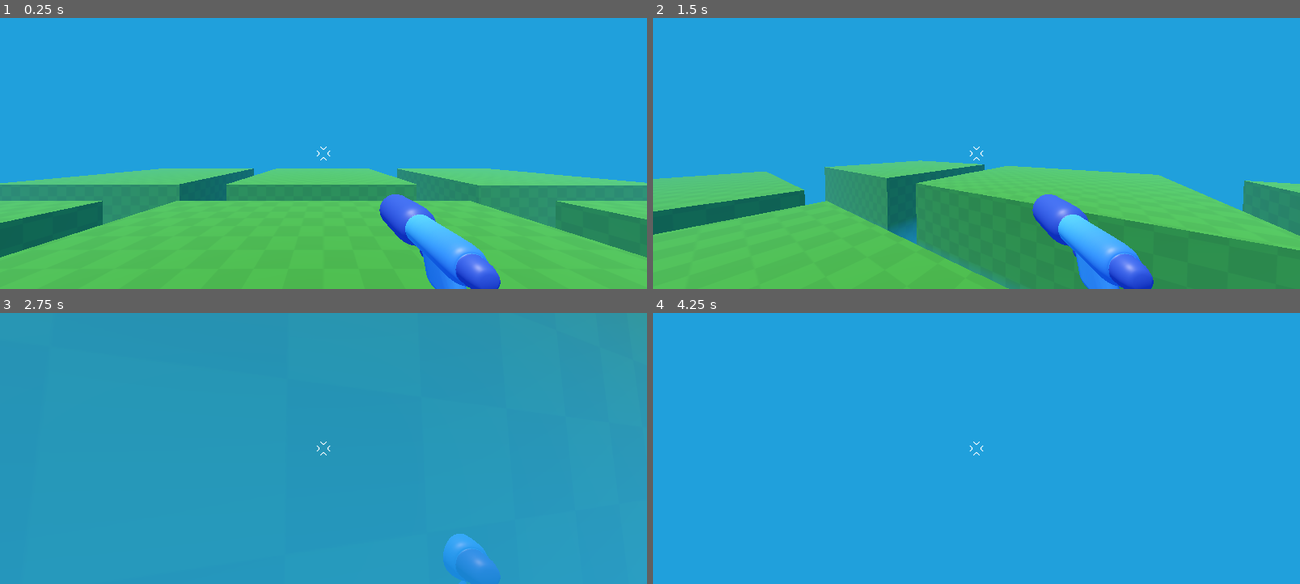
Above: before the commit, frames 1-4 (two rows, left to right).
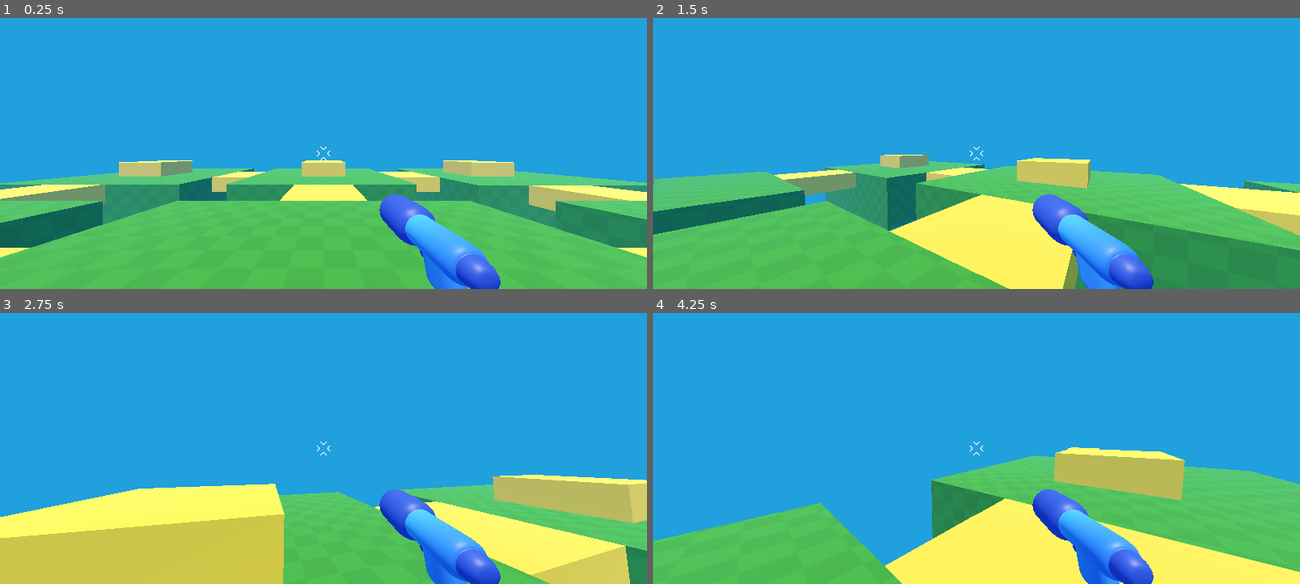
Above: after the commit, the same moments.

Repository: aloepker/first-practice-3d-game-project
Game: Godot game, scene res://game.tscn
Two runs of this game, one before a commit and one after it. Both use one fixed random seed, a clock stepped at 60 frames per second and the inputs below. This scene is started directly instead of the project's main scene.
Inputs (mouse positions are in pixels of both pictures, inside the frame that each line leads up to):
- Up to frame 1 (0.25 s): no input
- Up to frame 2 (1.5 s): tap Enter at 0.5 s; move the mouse to (1008, 153) at 0.52 s; hold W (move_forward) from 0.53 s (still down); tap Space (jump) at 0.77 s; move the mouse to (944, 153) at 1.27 s
- Up to frame 3 (2.75 s): keep holding W (move_forward); tap Space (jump) at 1.52 s; move the mouse to (336, 443) at 2.02 s
- Up to frame 4 (4.25 s): keep holding W (move_forward); move the mouse to (970, 453) at 2.77 s; tap Space (jump) at 3.02, 3.77 s; move the mouse to (1021, 451) at 3.52 s

The runs differ from the first frame. In frame 1, 5.0% of the frame differs, in the area x 0-100%, y 52-89%; in frame 2, 9.8%; in frame 3, 100%, in the area x 0-100%, y 0-100%; in frame 4, 34%.

Commit message:
developed my customized player level further

Diff:
--- a/game.tscn
+++ b/game.tscn
@@ -19,6 +19,9 @@
 fog_height = -2.3
 fog_height_density = 0.33
 
+[sub_resource type="StandardMaterial3D" id="StandardMaterial3D_0ox0n"]
+albedo_color = Color(1, 0.8235294, 0.18431373, 1)
+
 [node name="Game" type="Node3D" unique_id=783062821]
 
 [node name="CSGBox3D" type="CSGBox3D" parent="." unique_id=1363757846]
@@ -83,3 +86,123 @@
 
 [node name="WorldEnvironment" type="WorldEnvironment" parent="." unique_id=299917776]
 environment = SubResource("Environment_fdjtx")
+
+[node name="CSGBox3D10" type="CSGBox3D" parent="." unique_id=902399485]
+transform = Transform3D(1, 0, 0, 0, 1, 0, 0, 0, 1, 6, -0.5001695, 0)
+use_collision = true
+size = Vector3(4, 1, 4)
+material = SubResource("StandardMaterial3D_0ox0n")
+
+[node name="CSGBox3D11" type="CSGBox3D" parent="." unique_id=69124515]
+transform = Transform3D(1, 0, 0, 0, 1, 0, 0, 0, 1, 6, -0.5001695, 13)
+use_collision = true
+size = Vector3(4, 1, 4)
+material = SubResource("StandardMaterial3D_0ox0n")
+
+[node name="CSGBox3D12" type="CSGBox3D" parent="." unique_id=1620155050]
+transform = Transform3D(1, 0, 0, 0, 1, 0, 0, 0, 1, 6, -0.5001695, -13)
+use_collision = true
+size = Vector3(4, 1, 4)
+material = SubResource("StandardMaterial3D_0ox0n")
+
+[node name="CSGBox3D13" type="CSGBox3D" parent="." unique_id=383728699]
+transform = Transform3D(1, 0, 0, 0, 1, 0, 0, 0, 1, -6, -0.5001695, -13)
+use_collision = true
+size = Vector3(4, 1, 4)
+material = SubResource("StandardMaterial3D_0ox0n")
+
+[node name="CSGBox3D14" type="CSGBox3D" parent="." unique_id=1744583855]
+transform = Transform3D(1, 0, 0, 0, 1, 0, 0, 0, 1, -6, -0.5001695, 0)
+use_collision = true
+size = Vector3(4, 1, 4)
+material = SubResource("StandardMaterial3D_0ox0n")
+
+[node name="CSGBox3D15" type="CSGBox3D" parent="." unique_id=2118180080]
+transform = Transform3D(1, 0, 0, 0, 1, 0, 0, 0, 1, -6, -0.5001695, 13)
+use_collision = true
+size = Vector3(4, 1, 4)
+material = SubResource("StandardMaterial3D_0ox0n")
+
+[node name="CSGBox3D16" type="CSGBox3D" parent="." unique_id=1548238173]
+transform = Transform3D(1, 0, 0, 0, 1, 0, 0, 0, 1, -13, -0.5001695, 7)
+use_collision = true
+size = Vector3(3, 1, 4)
+material = SubResource("StandardMaterial3D_0ox0n")
+
+[node name="CSGBox3D17" type="CSGBox3D" parent="." unique_id=31736144]
+transform = Transform3D(1, 0, 0, 0, 1, 0, 0, 0, 1, -13, -0.5001695, -7)
+use_collision = true
+size = Vector3(3, 1, 4)
+material = SubResource("StandardMaterial3D_0ox0n")
+
+[node name="CSGBox3D18" type="CSGBox3D" parent="." unique_id=1835313521]
+transform = Transform3D(1, 0, 0, 0, 1, 0, 0, 0, 1, 12, -0.5001695, -7)
+use_collision = true
+size = Vector3(3, 1, 4)
+material = SubResource("StandardMaterial3D_0ox0n")
+
+[node name="CSGBox3D22" type="CSGBox3D" parent="." unique_id=1214416742]
+transform = Transform3D(1, 0, 0, 0, 1, 0, 0, 0, 1, 12, 0.49983048, -13)
+use_collision = true
+size = Vector3(3, 1, 3)
+material = SubResource("StandardMaterial3D_0ox0n")
+
+[node name="CSGBox3D28" type="CSGBox3D" parent="." unique_id=913527656]
+transform = Transform3D(1, 0, 0, 0, 1, 0, 0, 0, 1, 12, 0.49983048, 0)
+use_collision = true
+size = Vector3(3, 1, 3)
+material = SubResource("StandardMaterial3D_0ox0n")
+
+[node name="CSGBox3D29" type="CSGBox3D" parent="." unique_id=1748474125]
+transform = Transform3D(1, 0, 0, 0, 1, 0, 0, 0, 1, 12, 0.49983048, 13)
+use_collision = true
+size = Vector3(3, 1, 3)
+material = SubResource("StandardMaterial3D_0ox0n")
+
+[node name="CSGBox3D23" type="CSGBox3D" parent="." unique_id=852671472]
+transform = Transform3D(1, 0, 0, 0, 1, 0, 0, 0, 1, 0, 0.49983048, -13)
+use_collision = true
+size = Vector3(3, 1, 3)
+material = SubResource("StandardMaterial3D_0ox0n")
+
+[node name="CSGBox3D27" type="CSGBox3D" parent="." unique_id=1238674477]
+transform = Transform3D(1, 0, 0, 0, 1, 0, 0, 0, 1, 0, 0.49983048, 13)
+use_collision = true
+size = Vector3(3, 1, 3)
+material = SubResource("StandardMaterial3D_0ox0n")
+
+[node name="CSGBox3D24" type="CSGBox3D" parent="." unique_id=1636900732]
+transform = Transform3D(1, 0, 0, 0, 1, 0, 0, 0, 1, -13, 0.49983048, -13)
+use_collision = true
+size = Vector3(3, 1, 3)
+material = SubResource("StandardMaterial3D_0ox0n")
+
+[node name="CSGBox3D25" type="CSGBox3D" parent="." unique_id=839424674]
+transform = Transform3D(1, 0, 0, 0, 1, 0, 0, 0, 1, -13, 0.49983048, 0)
+use_collision = true
+size = Vector3(3, 1, 3)
+material = SubResource("StandardMaterial3D_0ox0n")
+
+[node name="CSGBox3D26" type="CSGBox3D" parent="." unique_id=1167499766]
+transform = Transform3D(1, 0, 0, 0, 1, 0, 0, 0, 1, -13, 0.49983048, 13)
+use_collision = true
+size = Vector3(3, 1, 3)
+material = SubResource("StandardMaterial3D_0ox0n")
+
+[node name="CSGBox3D20" type="CSGBox3D" parent="." unique_id=954489030]
+transform = Transform3D(1, 0, 0, 0, 1, 0, 0, 0, 1, 0, -0.5001695, -7)
+use_collision = true
+size = Vector3(3, 1, 4)
+material = SubResource("StandardMaterial3D_0ox0n")
+
+[node name="CSGBox3D19" type="CSGBox3D" parent="." unique_id=1457720231]
+transform = Transform3D(1, 0, 0, 0, 1, 0, 0, 0, 1, 12, -0.5001695, 6)
+use_collision = true
+size = Vector3(3, 1, 4)
+material = SubResource("StandardMaterial3D_0ox0n")
+
+[node name="CSGBox3D21" type="CSGBox3D" parent="." unique_id=1365453140]
+transform = Transform3D(1, 0, 0, 0, 1, 0, 0, 0, 1, 0, -0.5001695, 6)
+use_collision = true
+size = Vector3(3, 1, 4)
+material = SubResource("StandardMaterial3D_0ox0n")
